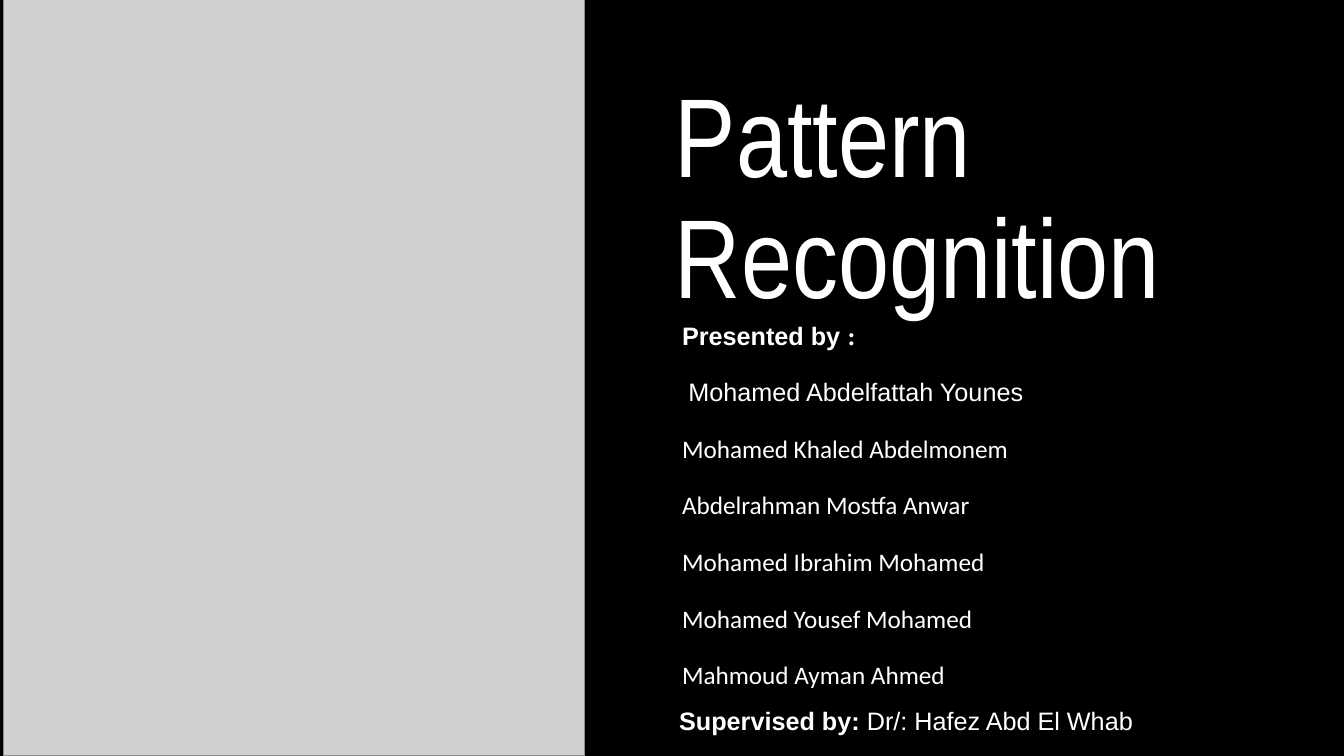
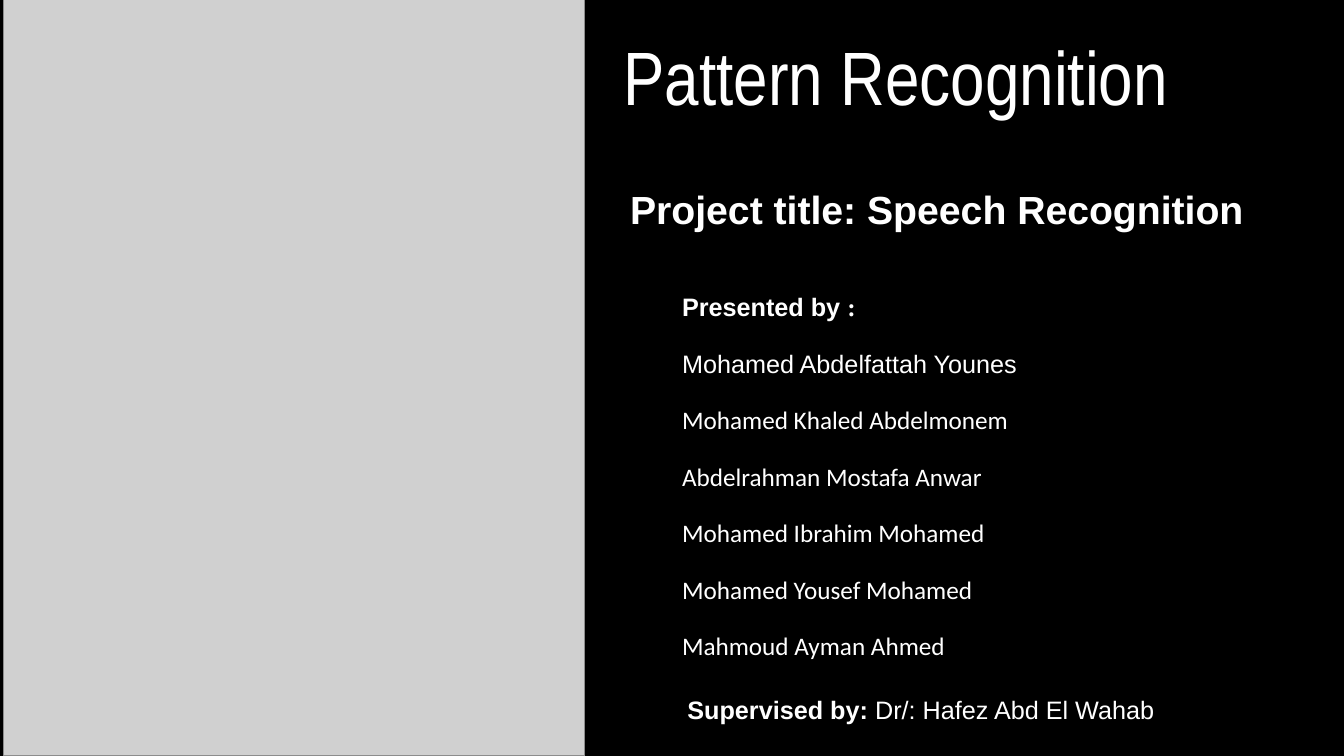
Before and after one commit to MohamedAbdelfattah10/pattern-recognition, a slide deck: slide 1 of speech_recognition/Speech_Recognition (Main Project).pptx. Drawn at 1344x756 pixels with LibreOffice and Linux fonts; fonts in the diff are those of the drawing; grey boxes stand for pictures. Boxes give left, top, right and bottom in pixels: in the first picture for what was removed or moved away, otherwise in the second. Text is boxed around its words. In the diff, an @@ line names an element or a change of style, - is before the commit and + after.

```diff
--- a/speech_recognition/Speech_Recognition (Main Project).pptx
+++ b/speech_recognition/Speech_Recognition (Main Project).pptx
@@ title "Pattern Recognition": place and size @@
-title "Pattern Recognition" at [675,100,1160,318]
+title "Pattern Recognition" at [623,50,1167,119]
@@ title "Pattern Recognition" at [623,50,1167,119]: size 80 to 54 pt @@
@@ text added at [630,195,1243,232], 28 pt, text #FFFFFF, bold @@
+Project title: Speech Recognition
@@ subtitle "Presented by :": place and size @@
-subtitle "Presented by :" at [682,326,1023,688]
+subtitle "Presented by :" at [682,297,1017,659]
@@ subtitle at [682,468,981,487]: text changed @@
-Abdelrahman Mostfa Anwar
+Abdelrahman Mostafa Anwar
@@ text at [687,700,1154,724]: text changed @@
-Supervised by: Dr/: Hafez Abd El Whab
+Supervised by: Dr/: Hafez Abd El Wahab
```
Also in this commit, not shown: 1 other slide changed, 6 slides added, 7 other files.
